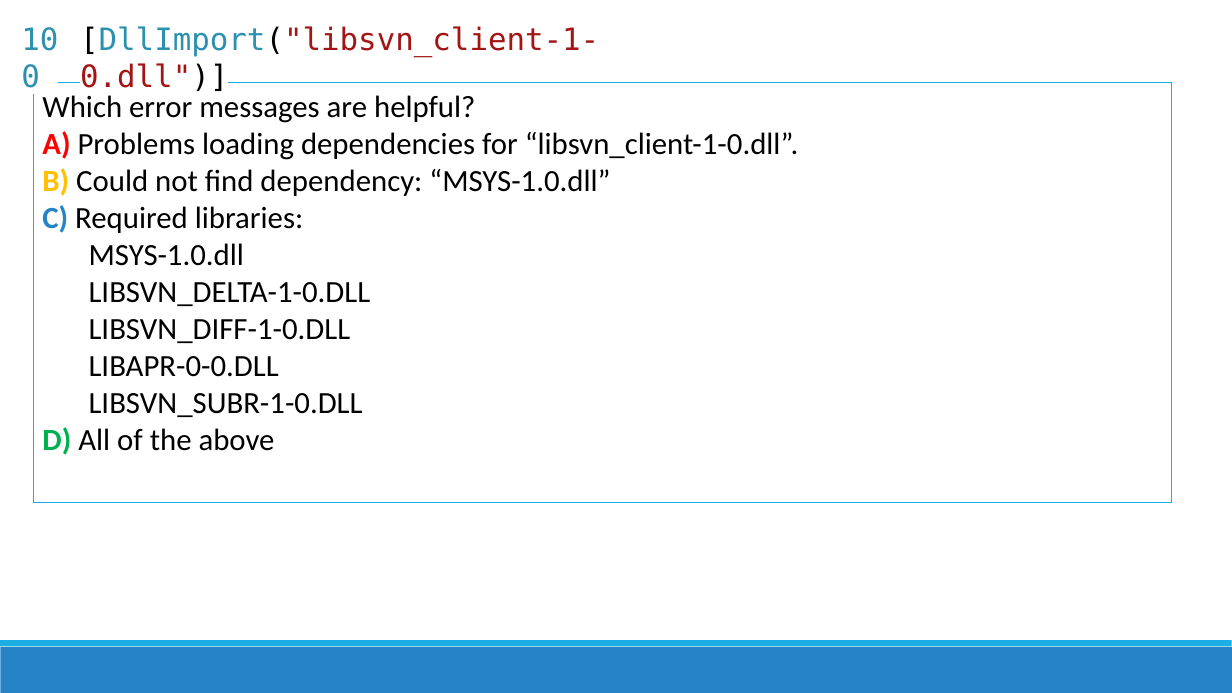
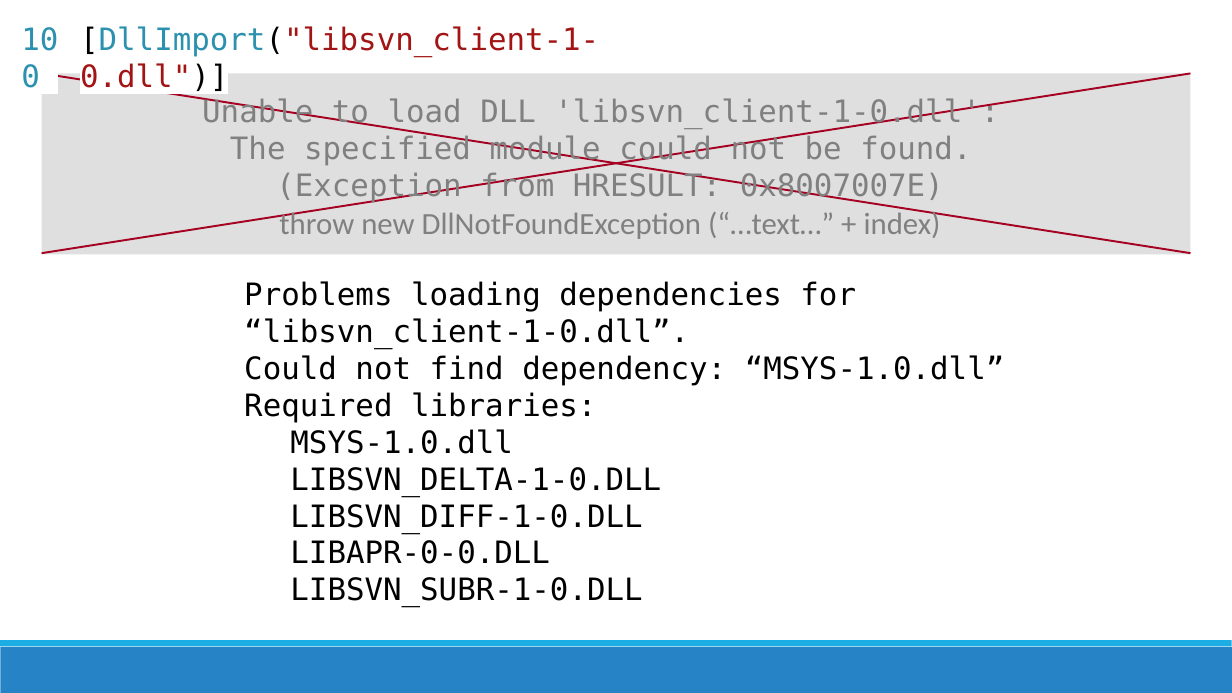
Before and after one commit to jamesrcounts/ExceptionalTalk, a slide deck: slide 37 of Exceptional Exceptions.pptx (slide 35 before the commit). Drawn at 1232x693 pixels with LibreOffice and Linux fonts; fonts in the diff are those of the drawing. Boxes give left, top, right and bottom in pixels: in the first picture for what was removed or moved away, otherwise in the second. Text is boxed around its words. In the diff, an @@ line names an element or a change of style, - is before the commit and + after.

Commit message:
Updated exception slides

```diff
--- a/Exceptional Exceptions.pptx
+++ b/Exceptional Exceptions.pptx
@@ rectangle added at (42,73,1190,254), fill #808080 at 25% opacity @@
@@ line added from (42, 73) to (1190, 253), #A50021 1.5 pt @@
@@ line added from (42, 253) to (1190, 73), #A50021 1.5 pt @@
@@ text added at (202,97,999,203), 24 pt, text #808080 @@
+Unable to load DLL 'libsvn_client-1-0.dll':
+The specified module could not be found.
+(Exception from HRESULT: 0x8007007E)
@@ text added at (279,208,941,239), 24 pt, text #808080 @@
+throw new DllNotFoundException (“…text…” + index)
@@ text "Problems loading dependencies for “libsvn_client-1-0.dll”.": place and size @@
-text "Problems loading dependencies for “libsvn_client-1-0.dll”." at (33,82,1172,502)
+text "Problems loading dependencies for “libsvn_client-1-0.dll”." at (244,281,1005,607)
@@ text "Problems loading dependencies for “libsvn_client-1-0.dll”." at (244,281,1005,607): outline #1CADE4 0.75 pt to none @@
@@ text at (244,281,1005,423): text changed; font Calibri to DejaVu Sans Mono @@
-Which error messages are helpful?
-A) Problems loading dependencies for “libsvn_client-1-0.dll”.
-B) Could not find dependency: “MSYS-1.0.dll”
-C) Required libraries:
+Problems loading dependencies for “libsvn_client-1-0.dll”.
+Could not find dependency: “MSYS-1.0.dll”
+Required libraries:
@@ text at (42,427,275,455): paragraph removed @@
-D) All of the above
@@ text at (290,429,661,607): font Calibri to DejaVu Sans Mono in "MSYS-1.0.dll", "LIBSVN_DELTA-1-0.DLL", "LIBSVN_DIFF-1-0.DLL", "LIBAPR-0-0.DLL" and 1 more places @@
```
Also in this commit, not shown: 2 other slides changed, 3 slides added, 5 other files.
